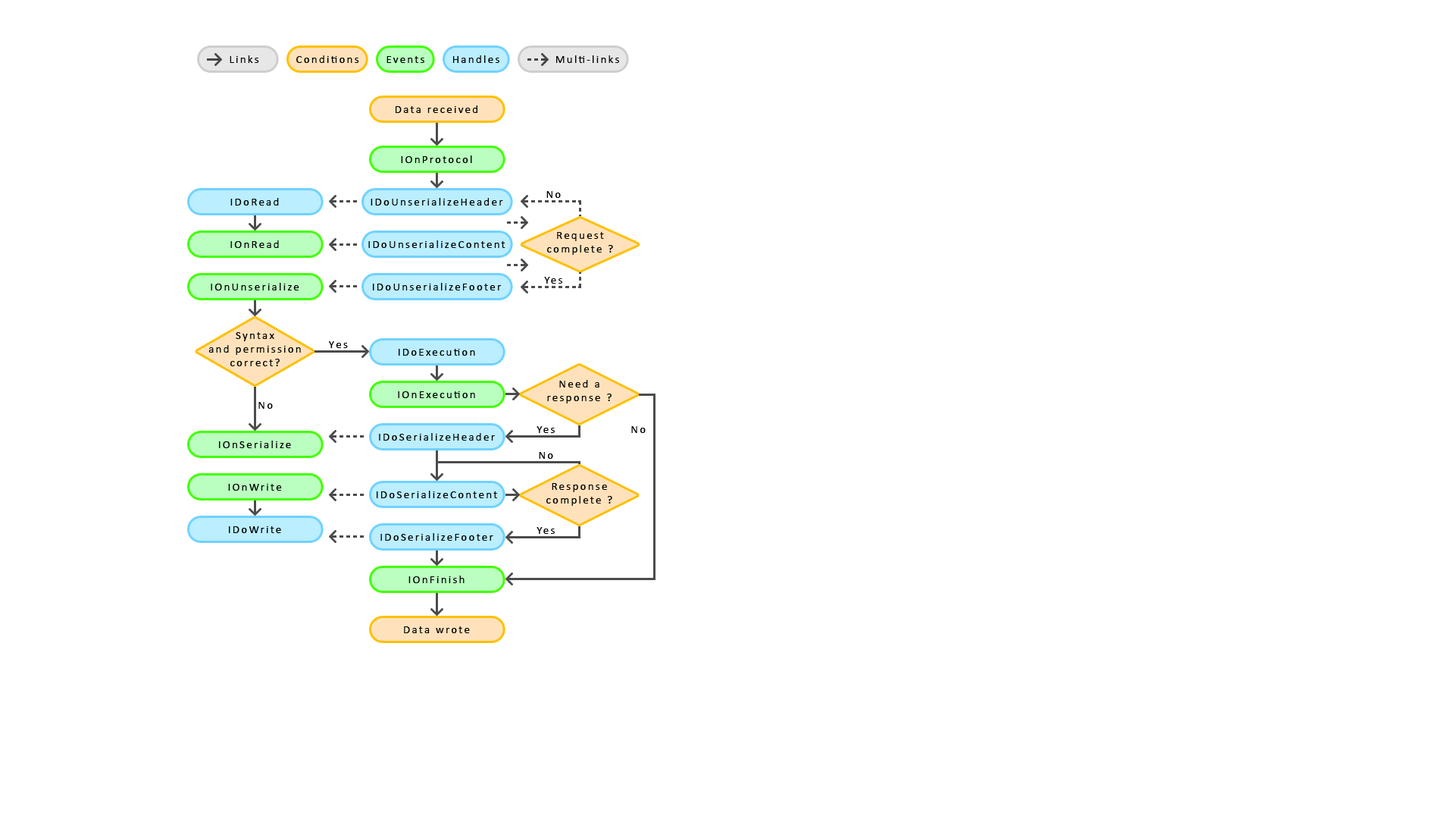
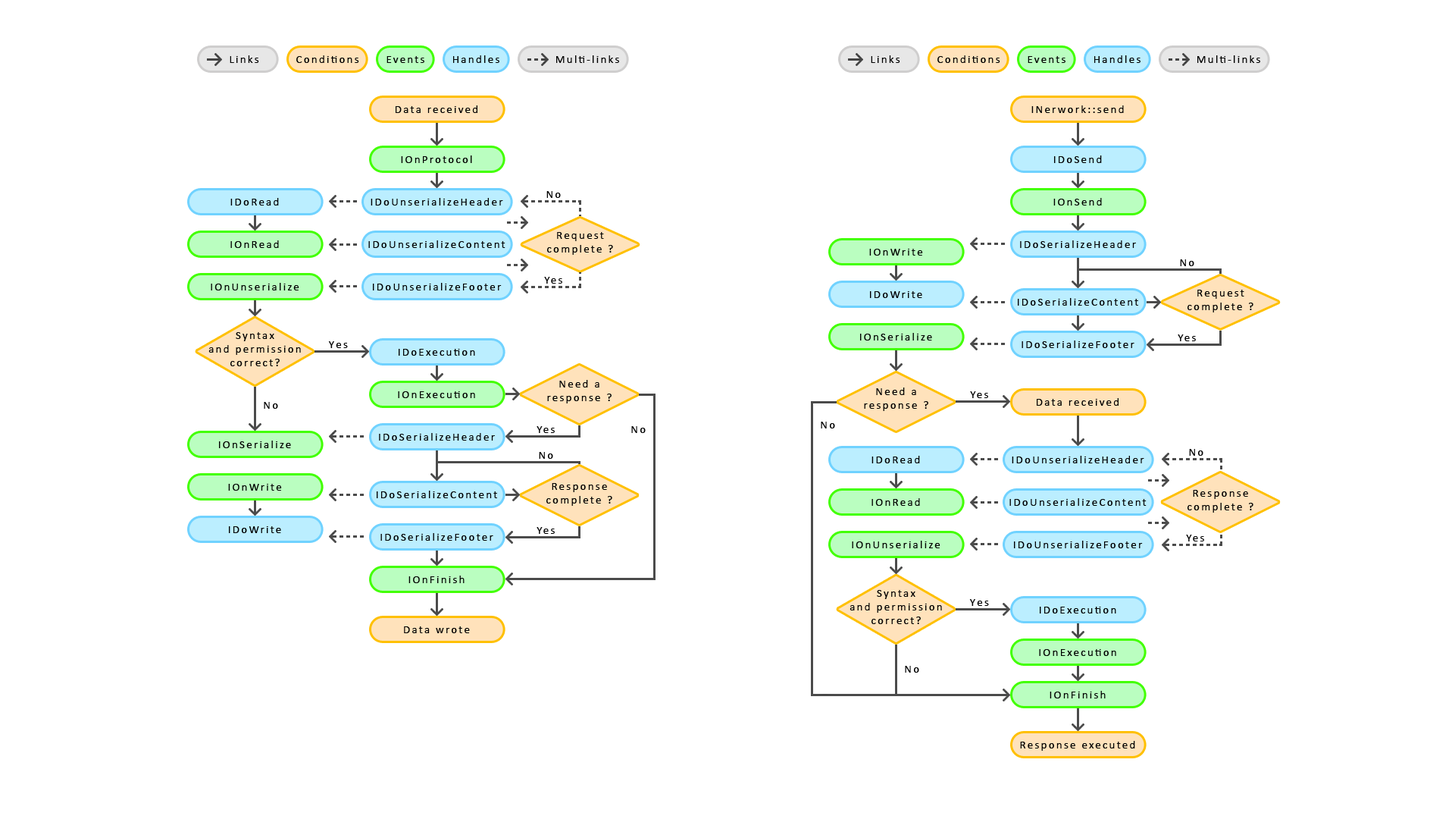
Layers edited between the first and the second 1455 × 819 image:
added group "Client" with 101 layers above "Server" over [811, 47, 1279, 756]
added group "Legende" (1st of 2, in "Client") with 17 layers in group "Client" over [840, 47, 1269, 71]
added layer "Arrows" (1st of 2, in "Client") (75%) in group "Client" over [811, 122, 1223, 731]
added group "Conditions" (3rd of 6, in "Client") with 20 layers in group "Client" over [820, 259, 1279, 673]
added group "Request complete" (1st of 4, in "Client" › "Conditions") with 4 layers in group "Conditions" over [1162, 259, 1279, 342]
added layer "Request complete" (2nd of 4, in "Client" › "Conditions" › "Request complete") in group "Request complete" over [1162, 275, 1279, 329]
added group "Need response" (1st of 6, in "Client" › "Conditions") with 4 layers in group "Conditions" over [820, 372, 989, 431]
added layer "Need response" (3rd of 6, in "Client" › "Conditions" › "Need response") in group "Need response" over [838, 372, 955, 431]
added group "Response complete" (1st of 6, in "Client" › "Conditions") with 4 layers in group "Conditions" over [1162, 448, 1279, 542]
added layer "Response complete" (3rd of 6, in "Client" › "Conditions" › "Response complete") in group "Response complete" over [1162, 472, 1279, 531]
added group "Syntaxe error" (1st of 2, in "Client" › "Conditions") with 4 layers in group "Conditions" over [838, 575, 990, 673]
added layer "Permission granted ?" in group "Syntaxe error" over [838, 575, 955, 643]
added group "Workflow" (1st of 2, in "Client") with 60 layers in group "Client" over [830, 97, 1153, 756]
added group "IDoUnserializeHeader" (1st of 4, in "Client" › "Workflow") with 2 layers in group "Workflow" over [1005, 447, 1153, 471]
added layer "FondHeader" (1st of 2, in "Client" › "Workflow" › "IDoUnserializeHeader") in group "IDoUnserializeHeader" over [1005, 447, 1153, 471]
…and 92 more changes (88 added, 1 moved_by, 3 stack)
